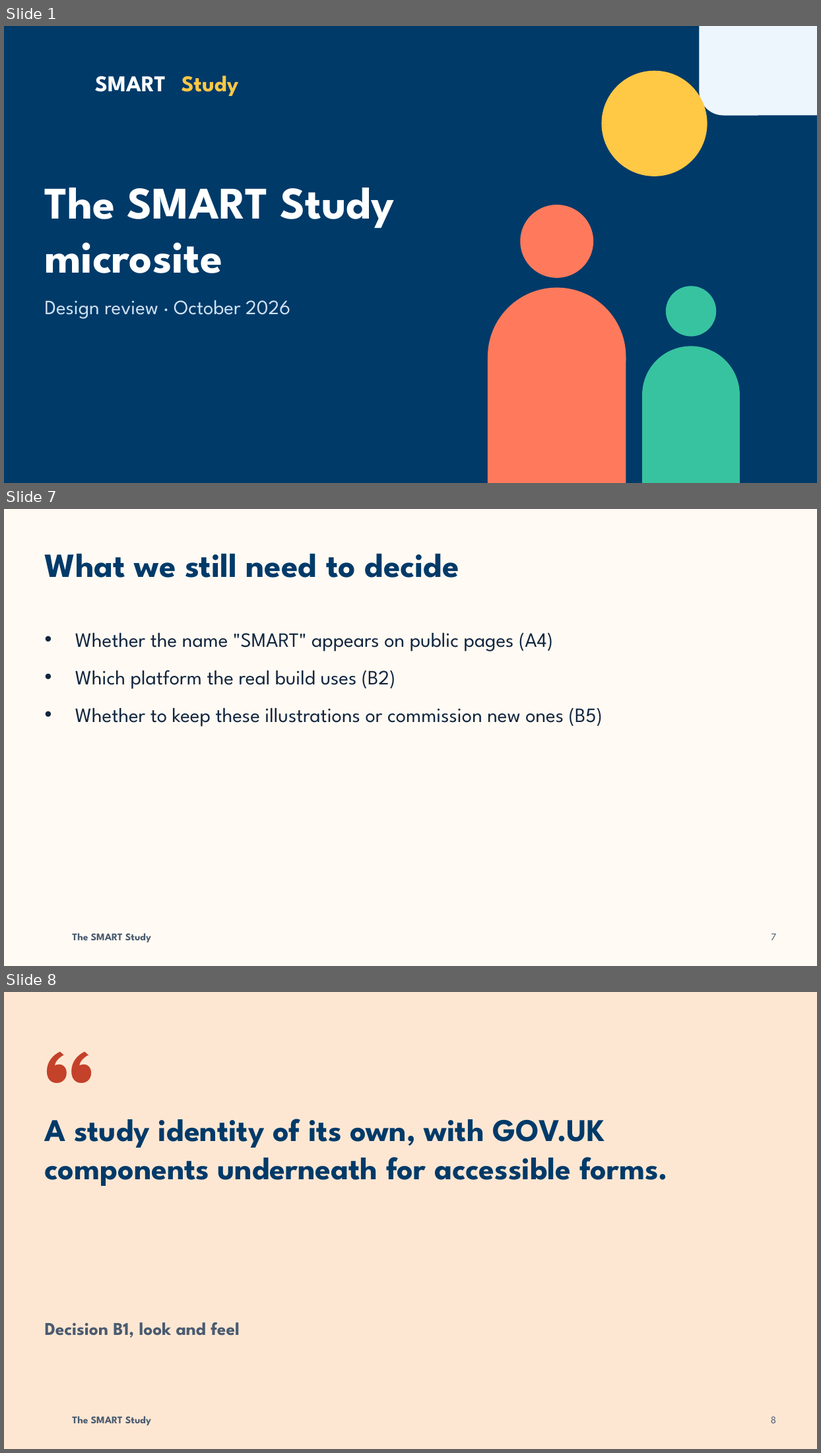
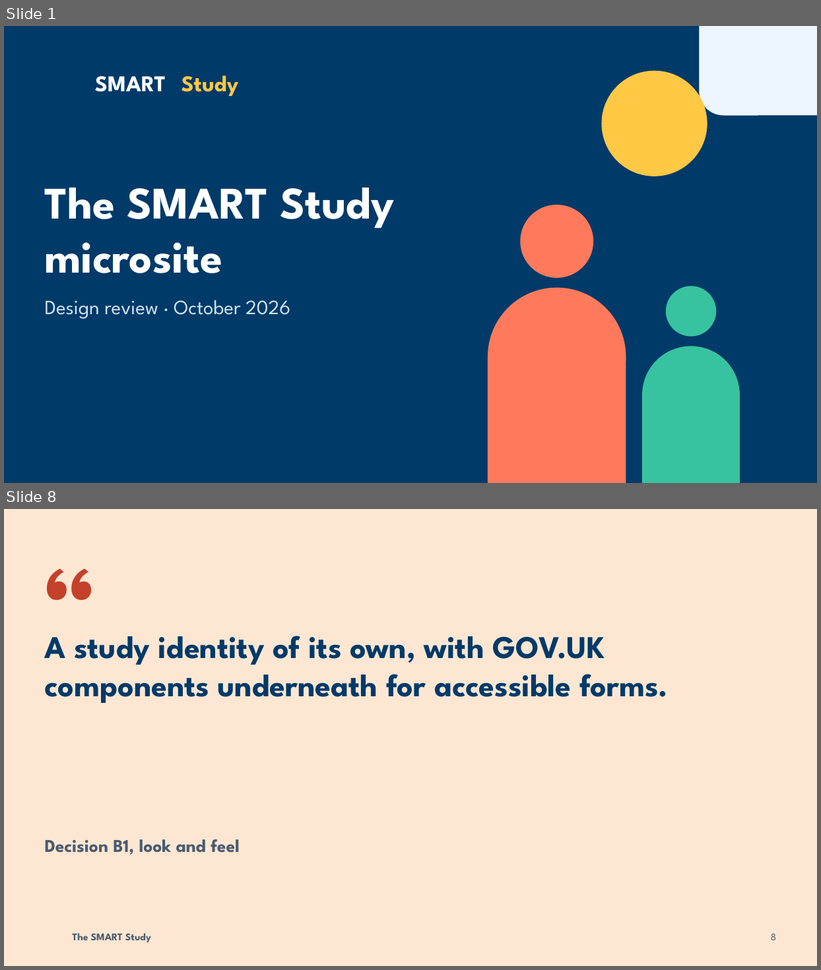
Before and after one commit to lmpollockmuguruza/microsite-example, a slide deck: exports/SMART-deck-template.pptx. Shown one above the other, each under a label of ours: slides 1, 7 and 8 before the commit, slides 1 and 8 after it; the slides between them are not shown. The pictures are 821x1453 and 821x970 pixels, drawn with LibreOffice and Linux fonts; fonts in the diff are those of the drawing; background and template pictures are left out. Boxes give left, top, right and bottom in pixels: in the first picture for what was removed or moved away, otherwise in the second. Text is boxed around its words. In the diff, an @@ line names an element or a change of style, - is before the commit and + after.

```diff
--- a/exports/SMART-deck-template.pptx
+++ b/exports/SMART-deck-template.pptx
@@ slide 7 removed at (4,509,817,966), background #FFFAF3; not listed: 1 template element that a slide beside it also shows @@
@@ title removed at (45,553,459,578) @@
-What we still need to decide
@@ text removed at (75,632,603,727) @@
-• Whether the name "SMART" appears on public pages (A4)
-• Which platform the real build uses (B2)
-• Whether to keep these illustrations or commission new ones (B5)
@@ page number removed at (771,934,776,941) @@
-7
```
Also in this commit, not shown: 5 slides changed, 1 slide added, 3 other files.
